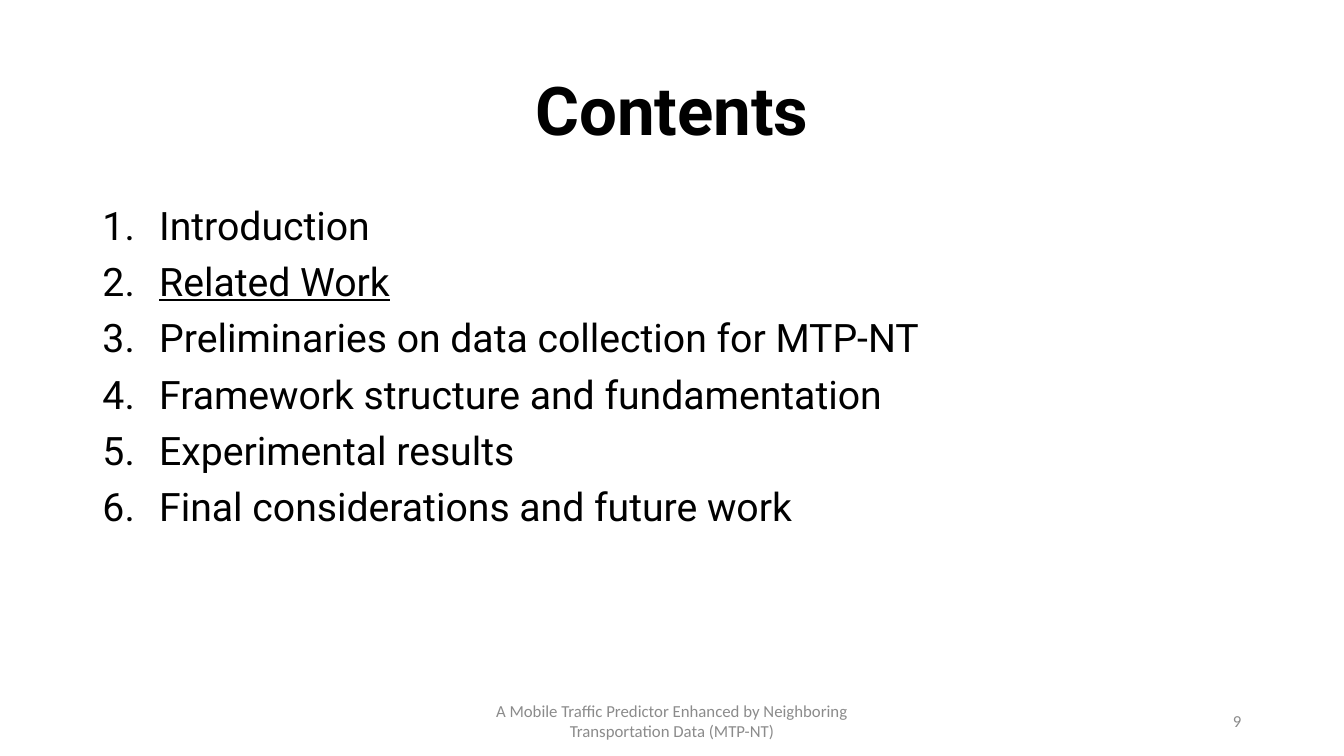
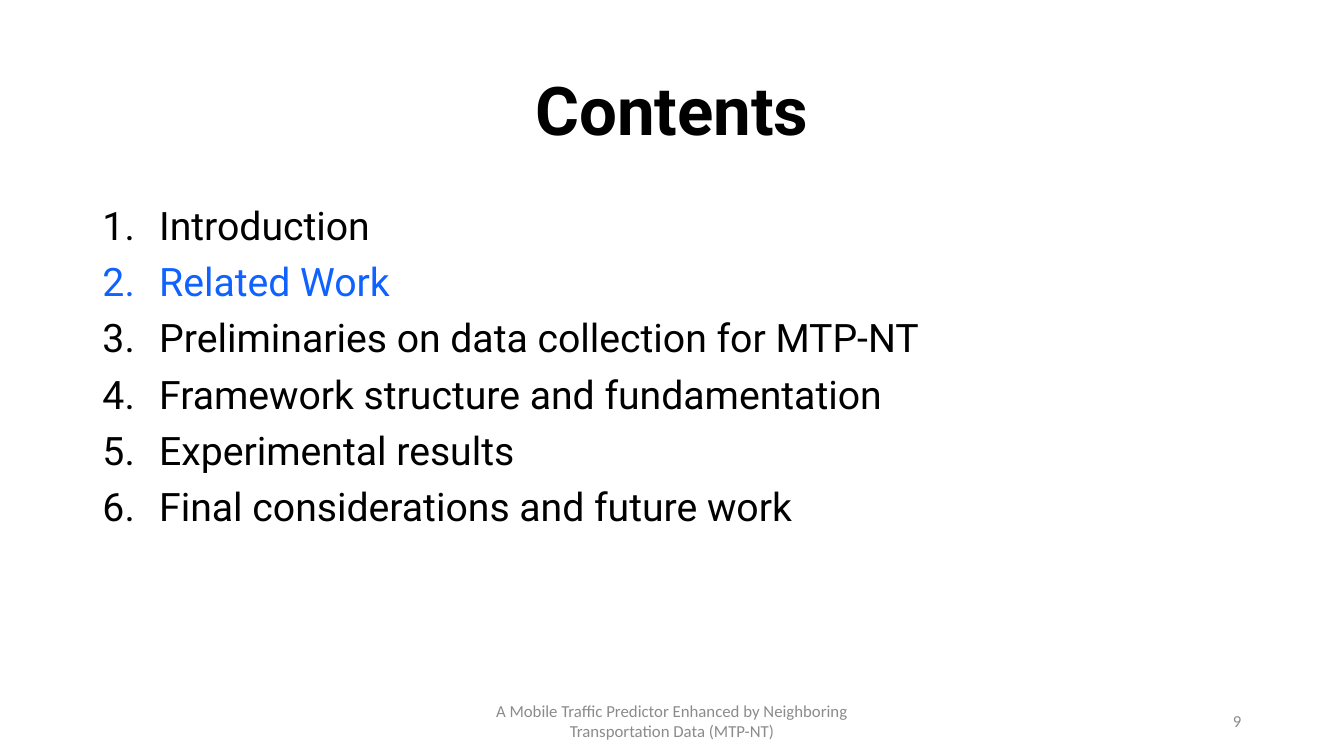
Before and after one commit to PatrickLdA/milan-telecom-analysis, a slide deck: slide 9 of defesa.pptx. Drawn at 1344x756 pixels with LibreOffice and Linux fonts; fonts in the diff are those of the drawing. Boxes give left, top, right and bottom in pixels: in the first picture for what was removed or moved away, otherwise in the second. Text is boxed around its words. In the diff, an @@ line names an element or a change of style, - is before the commit and + after.

```diff
--- a/defesa.pptx
+++ b/defesa.pptx
@@ text at (x1=159, y1=266, x2=390, y2=297): text colour #000000 to #0F62FF, underline off in "Related Work" @@
```
Also in this commit, not shown: 4 other slides changed, 3 slides added.
